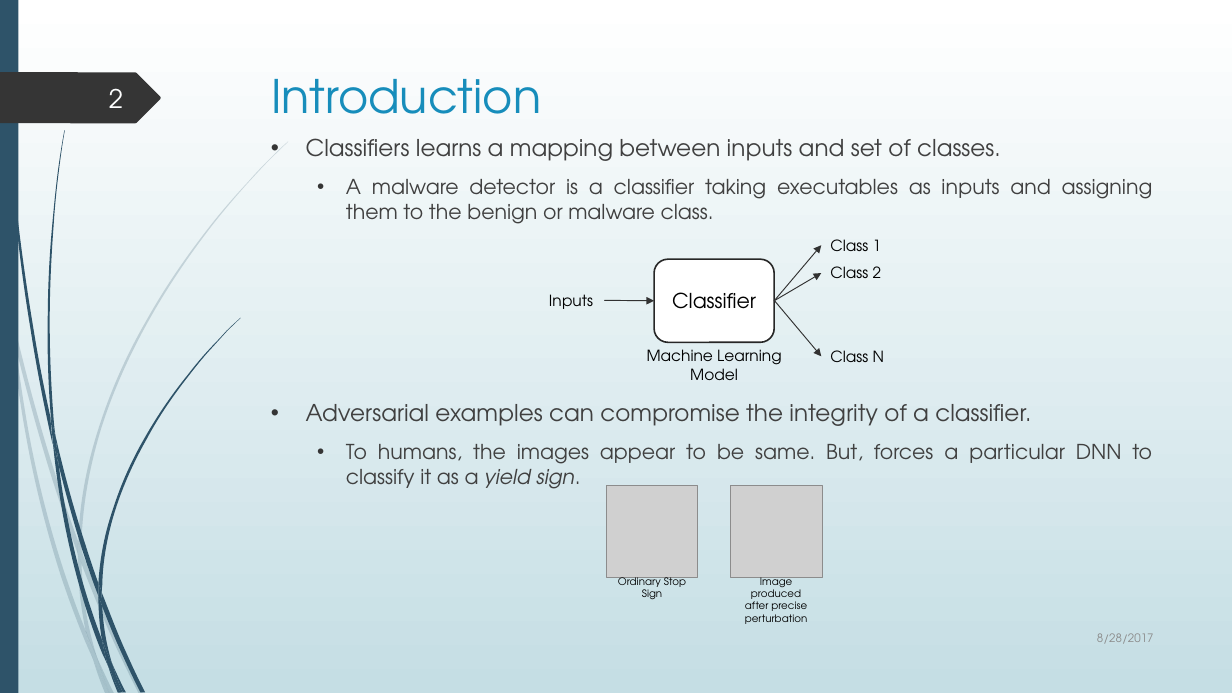
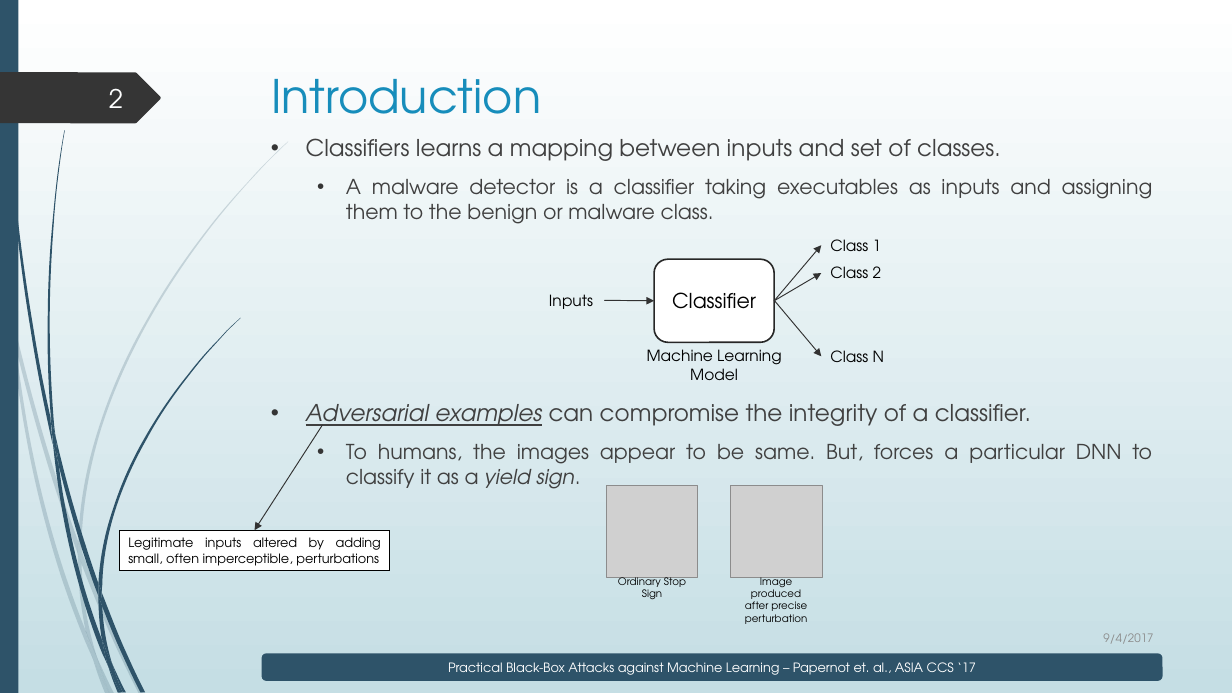
Before and after one commit to manaaralam/ntu-internship, a slide deck: slide 2 of Presentations/starting_work.pptx. Drawn at 1232x693 pixels with LibreOffice and Linux fonts; fonts in the diff are those of the drawing; grey boxes stand for pictures. Boxes give left, top, right and bottom in pixels: in the first picture for what was removed or moved away, otherwise in the second. Text is boxed around its words. In the diff, an @@ line names an element or a change of style, - is before the commit and + after.

```diff
--- a/Presentations/starting_work.pptx
+++ b/Presentations/starting_work.pptx
@@ text at (306, 404, 1031, 432): italic on, underline on in "Adversarial examples" @@
@@ arrow added from (323, 425) to (254, 531), #333333 0.75 pt @@
@@ rectangle added at (119, 531, 390, 571), fill #FFFFFF, outline #000000 0.75 pt, 10 pt, text #000000 @@
+Legitimate inputs altered by adding small, often imperceptible, perturbations
@@ rounded rectangle added at (262, 653, 1163, 681), fill #2E5369, 10 pt, text #FFFFFF @@
+Practical Black-Box Attacks against Machine Learning – Papernot et. al., ASIA CCS ‘17
@@ text at (1103, 633, 1153, 644): text changed @@
-8/28/2017
+9/4/2017
```
Also in this commit, not shown: 1 other slide changed, 9 slides added.
